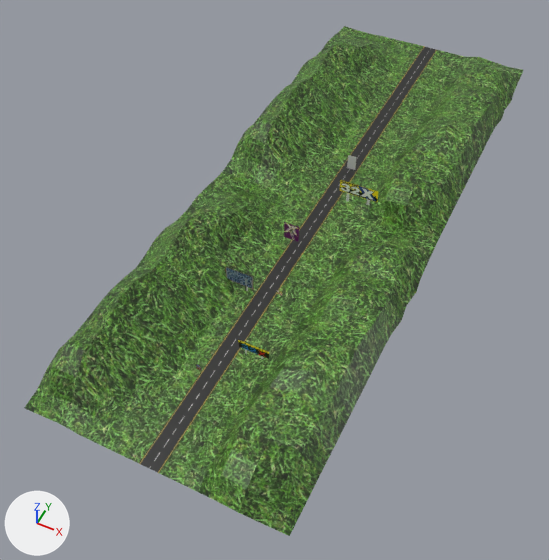
The OBJ model data/mars/models/mdl/cube.obj as it was, and as the next commit left it.
Both versions are drawn from a 50 mm lens placed at (2.55, -2.59, 6.35), pointed at (-0.19, 2.9, -0.51). Every picture has the same lights, and +X, +Y and +Z are marked at lower left. Where no turn or scale is listed for an object, it has been applied to the vertices. Vertices at the same position are counted once.

In view in the first picture: 'world_Grid.001'.
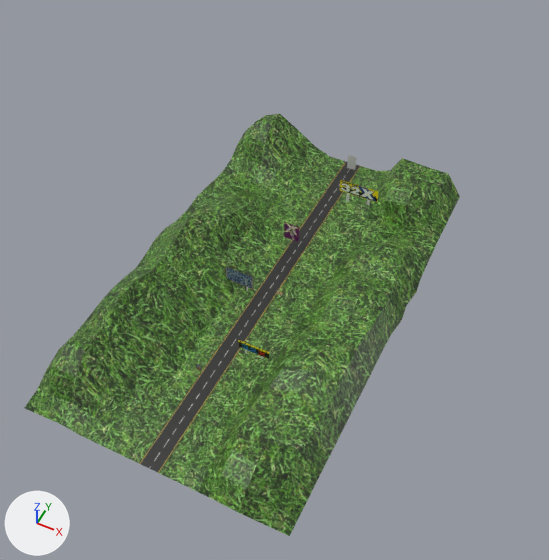
Edits to the bpy script that builds the scene:
```text
Change me_world_grid_001:
    used by ob_world_grid_001; location = (0.0, 0.0, 0.0)
    remove me_world_grid_001.from_pydata(...)  # 581 vertices, 482 faces; spans x -1.49..1.49, y -0.14..7.94, z -0.08..0.52
    add me_world_grid_001.from_pydata(...)  # 383 vertices, 300 faces; spans x -1.49..1.49, y -0.14..4.82, z -0.08..0.52
    me_world_grid_001 part 1
    198 vertices are removed from x -1.49..1.49, y 4.99..7.94, z -0.08..0.52
    182 faces are deleted
```

Where the change shows, as pixel boxes [x1, y1, x2, y2] in the pictures (549 x 560 px):
'world_Grid.001', reshaped (13% narrower, 17% shorter): before [24, 26, 523, 536]; after [24, 114, 460, 536]
part 1 of me_world_grid_001, deleted (green): before [255, 26, 523, 196]
